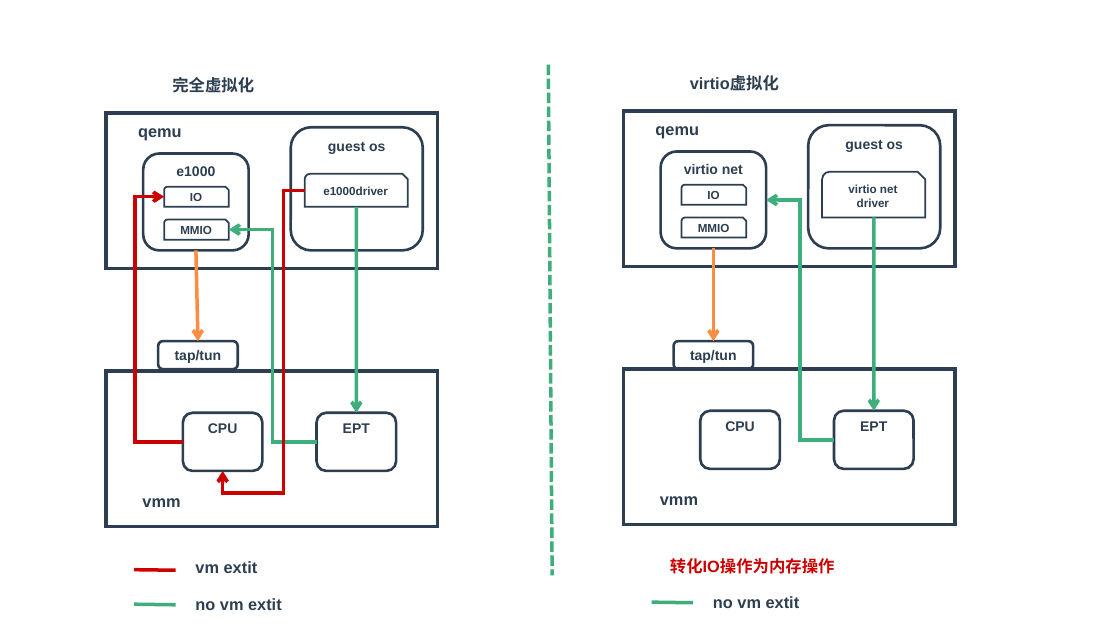
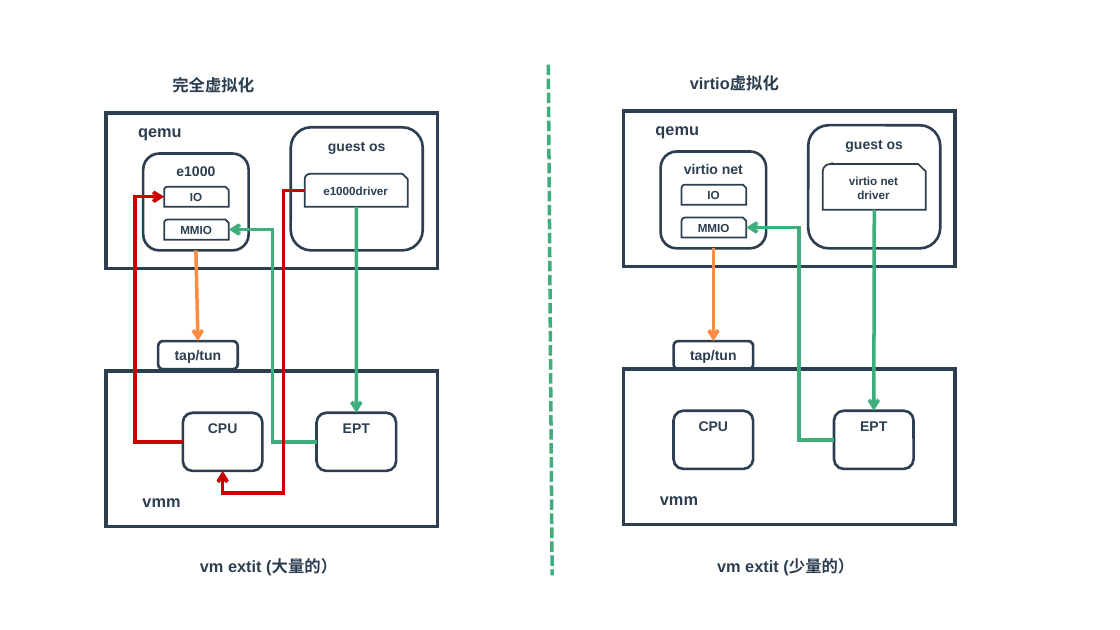
Before and after one commit to zaiqiang-dong/zaiqiang, a slide deck: slide 15 of picture/qemu/qemu.pptx (slide 13 before the commit). Drawn at 1120x630 pixels with LibreOffice and Linux fonts; fonts in the diff are those of the drawing. Boxes give left, top, right and bottom in pixels: in the first picture for what was removed or moved away, otherwise in the second. Text is boxed around its words. In the diff, an @@ line names an element or a change of style, - is before the commit and + after.

```diff
--- a/picture/qemu/qemu.pptx
+++ b/picture/qemu/qemu.pptx
@@ snip round rect "virtio net": place and size @@
-snip round rect "virtio net" at [823, 171, 926, 217]
+snip round rect "virtio net" at [823, 164, 926, 209]
@@ elbow arrow moved from (834, 440) - (766, 200) to (834, 440) - (746, 228) @@
@@ arrow moved from (874, 218) - (874, 411) to (875, 210) - (874, 411) @@
@@ rounded rectangle "CPU": place and size @@
-rounded rectangle "CPU" at [701, 411, 781, 469]
+rounded rectangle "CPU" at [674, 411, 754, 469]
@@ text at [200, 559, 337, 576]: text changed @@
-vm extit
+vm extit (大量的）
@@ text removed at [670, 558, 835, 574] @@
-转化IO操作为内存操作
@@ text at [717, 559, 854, 576]: text changed @@
-no vm extit
+vm extit (少量的）
@@ line removed from (134, 570) to (176, 571) @@
@@ text removed at [195, 598, 282, 610] @@
-no vm extit
@@ line removed from (134, 604) to (176, 605) @@
@@ line removed from (652, 602) to (693, 603) @@
```
Also in this commit, not shown: 3 other slides changed, 9 slides added, 4 slides removed, 19 other files.
